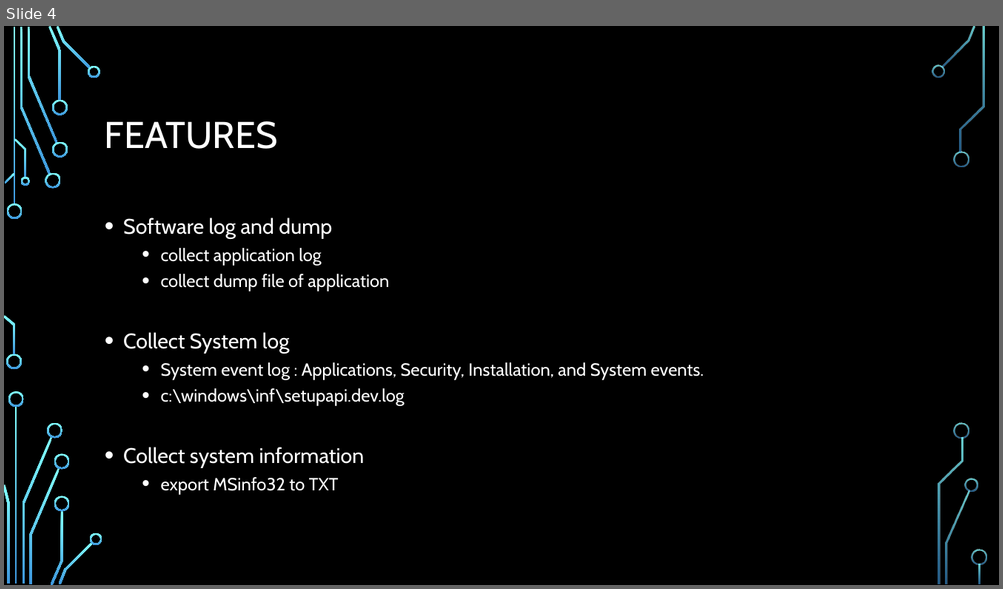
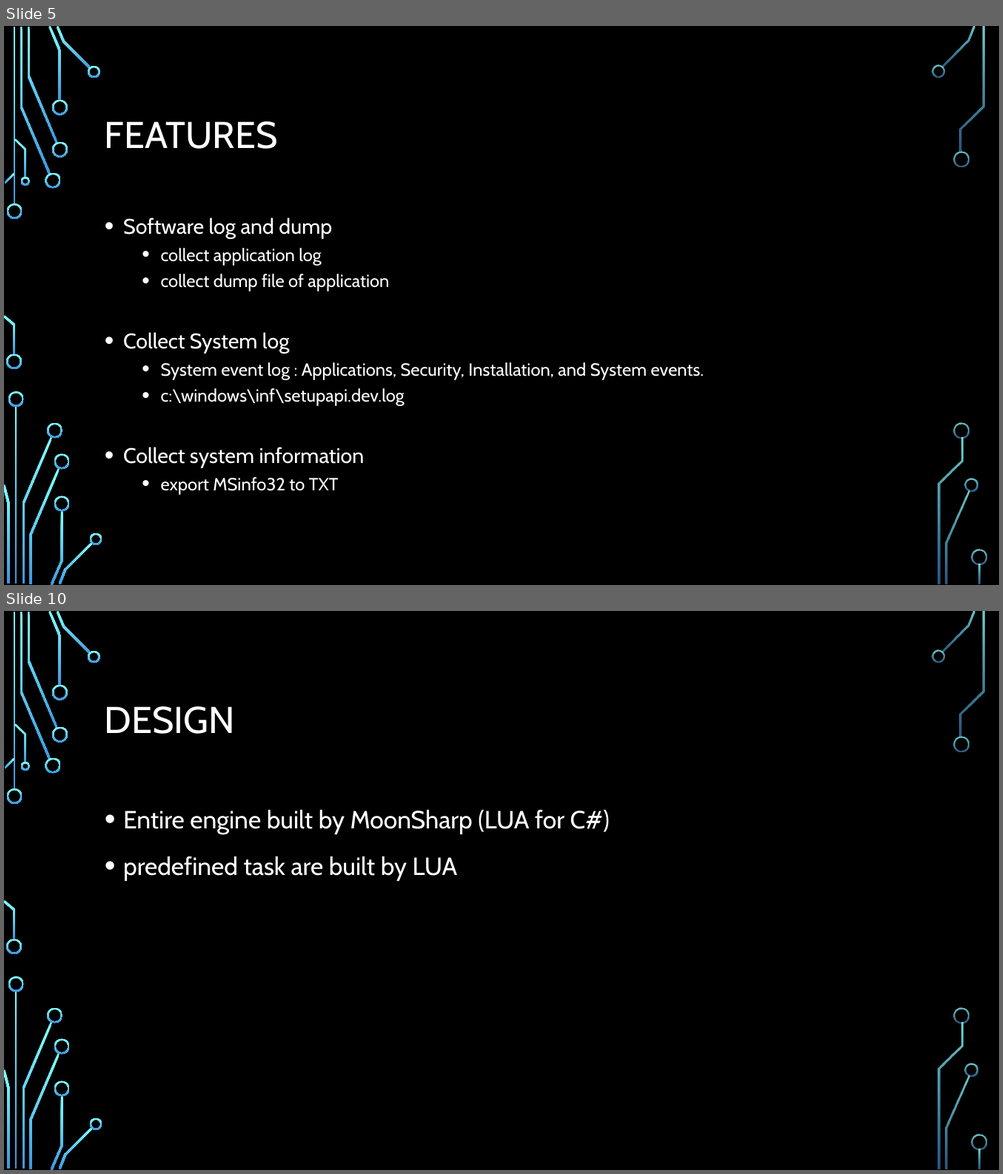
Before and after one commit to smokingpc/ddt, a slide deck: doc/Overview.pptx. Shown one above the other, each under a label of ours: slide 4 before the commit, slides 5 and 10 after it; the slides between them are not shown. The pictures are 1003x589 and 1003x1174 pixels, drawn with LibreOffice and Linux fonts; fonts in the diff are those of the drawing; background and template pictures are left out. Boxes give left, top, right and bottom in pixels: in the first picture for what was removed or moved away, otherwise in the second. Text is boxed around its words. In the diff, an @@ line names an element or a change of style, - is before the commit and + after.

Commit message:
add design slide

```diff
--- a/doc/Overview.pptx
+++ b/doc/Overview.pptx
@@ slide 10 added at bbox=[4, 611, 999, 1170], background picture (left out); not listed: 36 template elements that a slide beside it also shows @@
@@ title added at bbox=[105, 706, 235, 734], 36 pt, text #FFFFFF @@
+DESIGN
@@ text added at bbox=[123, 809, 609, 881], 24 pt, text #FFFFFF @@
+• Entire engine built by MoonSharp (LUA for C#)
+• predefined task are built by LUA
@@ what was slide 4 is now slide 5 @@
```
Also in this commit, not shown: 2 slides changed, 5 other slides added, 5 slides removed, 2 other files.
